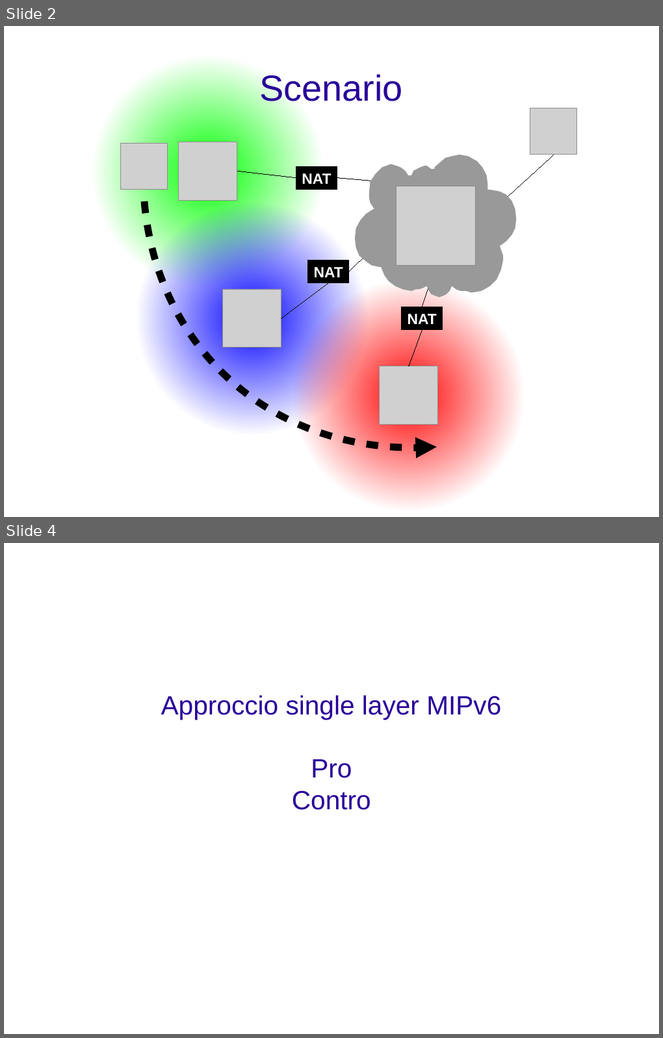
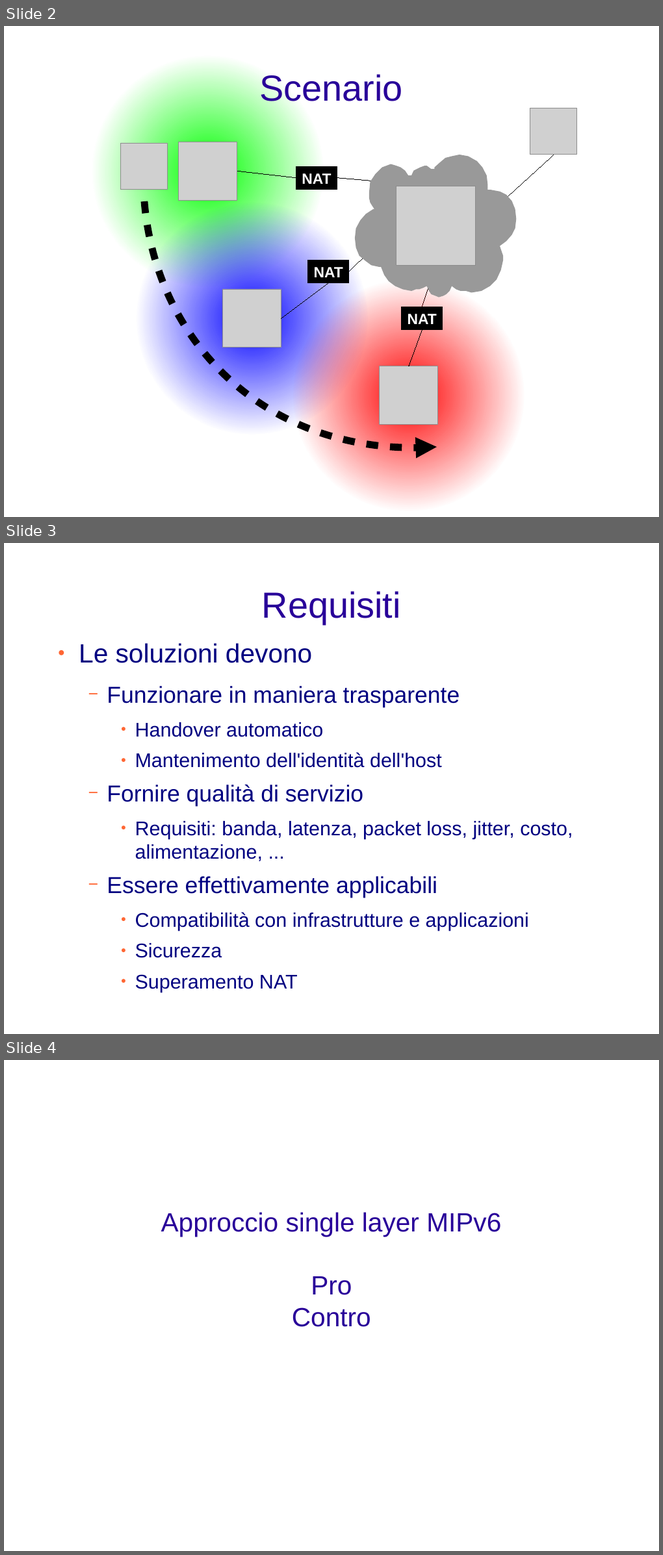
Before and after one commit to rjack/tesi-triennale, a slide deck: presentazione.odp. Shown one above the other, each under a label of ours: slides 2 and 4 before the commit, slides 2, 3 and 4 after it; the slides between them are not shown. The pictures are 663x1038 and 663x1555 pixels, drawn with LibreOffice and Linux fonts; fonts in the diff are those of the drawing; grey boxes stand for pictures; background and template pictures are left out. Boxes give left, top, right and bottom in pixels: in the first picture for what was removed or moved away, otherwise in the second. Text is boxed around its words. In the diff, an @@ line names an element or a change of style, - is before the commit and + after.

Commit message:
Presentazione: slide requisiti

```diff
--- a/presentazione.odp
+++ b/presentazione.odp
@@ slide 3 added at (x1=4, y1=543, x2=659, y2=1034), background picture (left out) @@
@@ title added at (x1=262, y1=591, x2=401, y2=624), 44 pt, text #280099 @@
+Requisiti
@@ text added at (x1=79, y1=643, x2=573, y2=992), 24 pt, text #000080 @@
+● Le soluzioni devono
+  − Funzionare in maniera trasparente
+    ● Handover automatico
+    ● Mantenimento dell'identità dell'host
+  − Fornire qualità di servizio
+    ● Requisiti: banda, latenza, packet loss, jitter, costo, alimentazione, ...
+  − Essere effettivamente applicabili
+    ● Compatibilità con infrastrutture e applicazioni
+    ● Sicurezza
+    ● Superamento NAT
```
Also in this commit, not shown: 1 slide removed.
